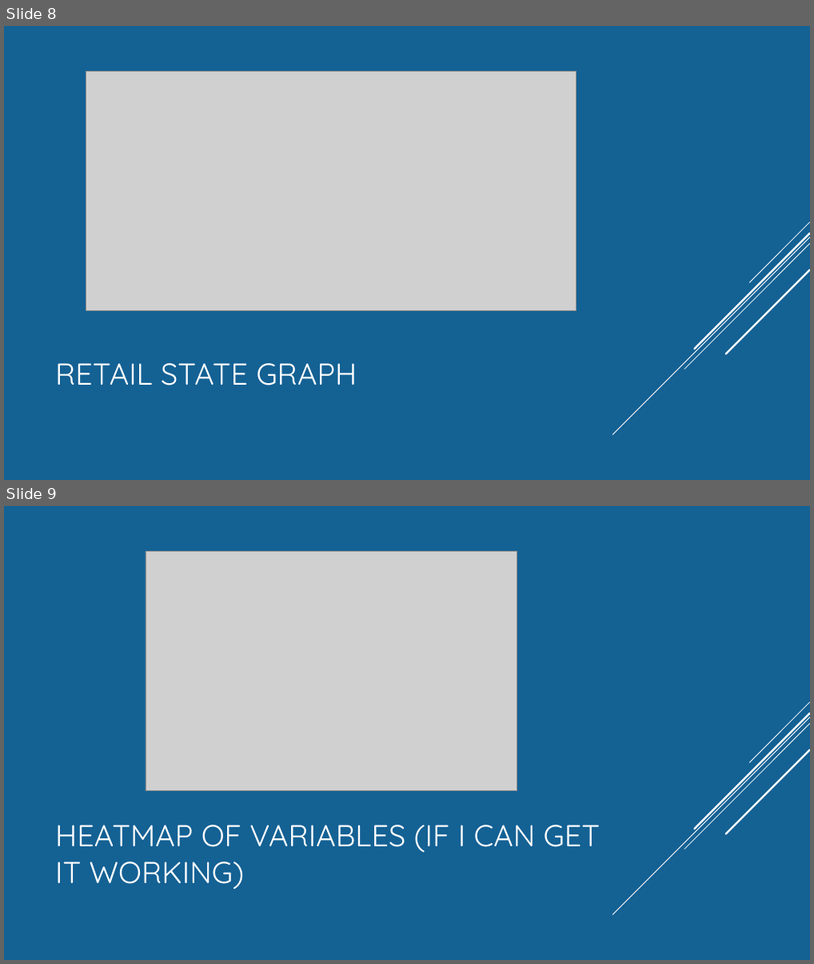
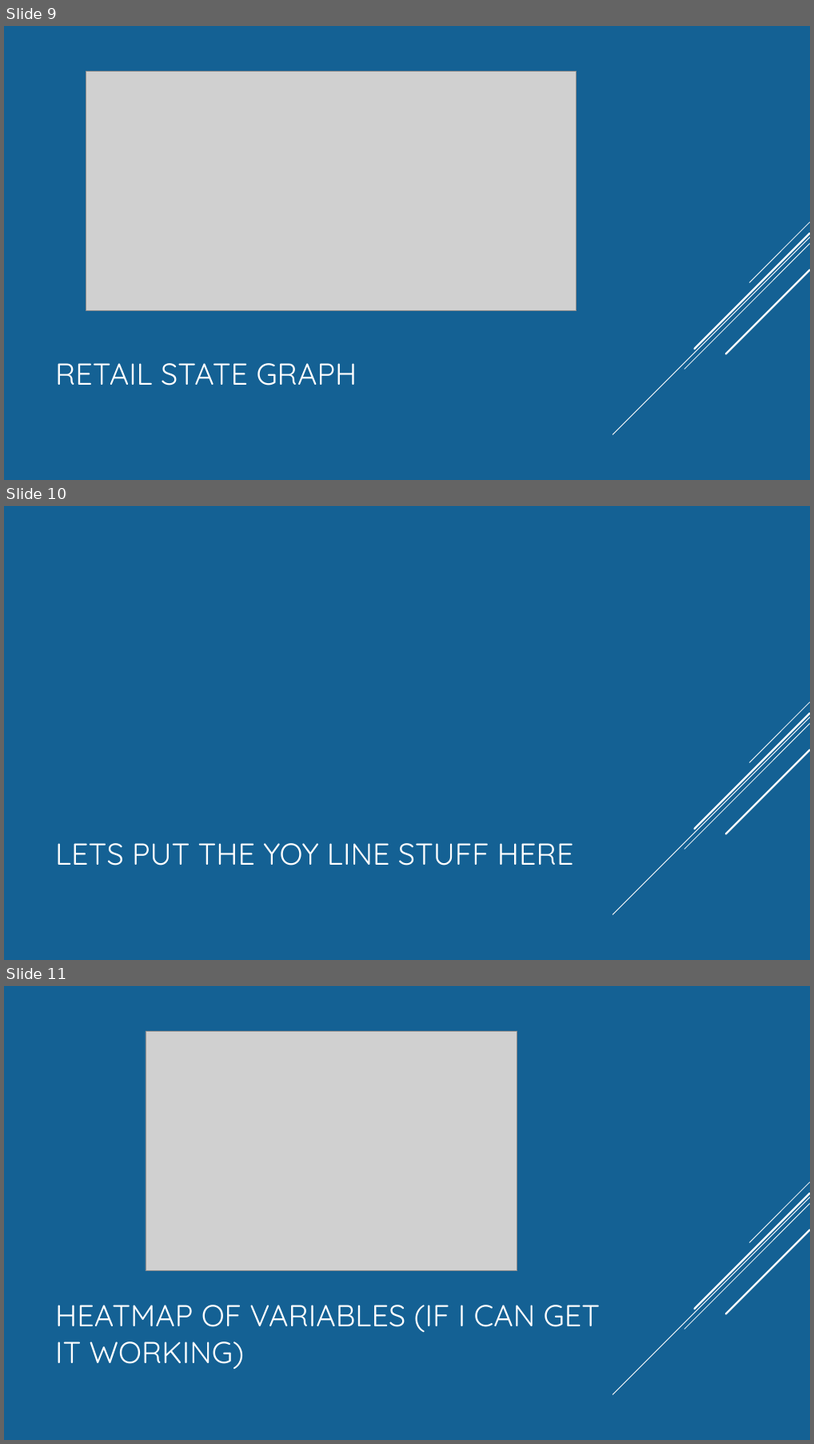
Before and after one commit to Munseaux/Pandemic-Movement, a slide deck: presentation.pptx. Shown one above the other, each under a label of ours: slides 8 and 9 before the commit, slides 9, 10 and 11 after it. The pictures are 814x964 and 814x1444 pixels, drawn with LibreOffice and Linux fonts; fonts in the diff are those of the drawing; grey boxes stand for pictures. Boxes give left, top, right and bottom in pixels: in the first picture for what was removed or moved away, otherwise in the second. Text is boxed around its words. In the diff, an @@ line names an element or a change of style, - is before the commit and + after.

```diff
--- a/presentation.pptx
+++ b/presentation.pptx
@@ slide 10 added at [4,506,810,960], background #146194; not listed: 5 template elements that a slide beside it also shows @@
@@ title added at [55,843,574,865], 36 pt, text #FFFFFF @@
+LETS PUT THE YOY LINE STUFF HERE
@@ what was slide 8 is now slide 9 @@
@@ what was slide 9 is now slide 11 @@
```
Also in this commit, not shown: 2 slides changed, 1 other slide added, 1 slide removed.
